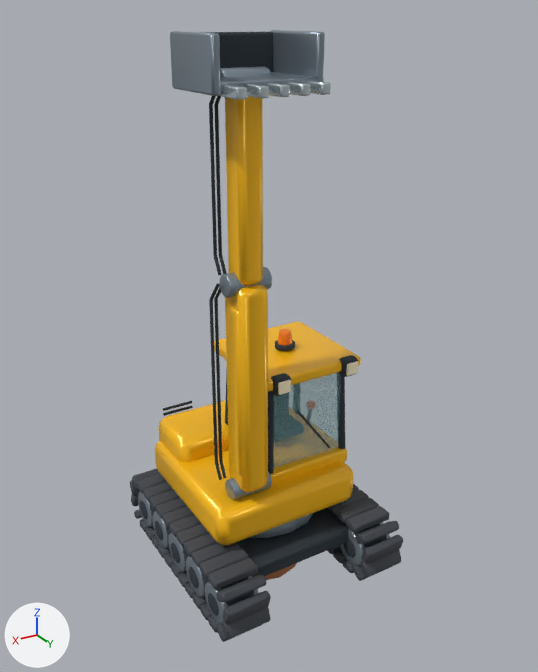
One commit to the glTF model assets/byggarbetsplatsen/models/excavator.glb: the scene before it, then after it.
Camera for both pictures: a camera (50 mm lens) standing at (5.5, 9.52, 8.87) and looking at (-0.07, 0.24, 4.23). Lighting does not change. The marker at lower left points along +X, +Y and +Z. The picture after the commit comes second. Where no turn or scale is listed for an object, it has been applied to the vertices.

In view in the first picture: 'body', 'boom casting', 'bucket back', 'bucket cheek', 'engine vent', 'hub', 'hydraulic hose', 'hydraulic hose.006', 'side glazing', 'stick casting', 'tooth', 'track roller' and 47 more.
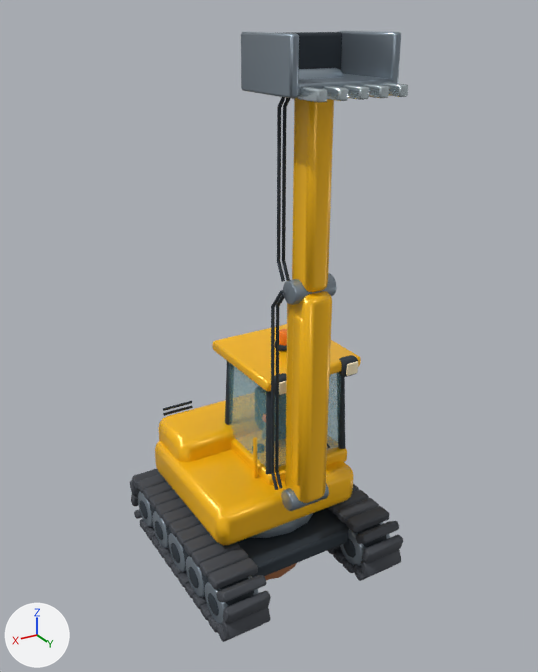
ob_boom is not drawn itself; it is the parent of ob_boom_tip, ob_joint_pin, ob_stick, ob_stick_base.

Changed parts and their boxes [x1, y1, x2, y2] in the pictures (538 x 672 px):
'boom casting', moved
    before: [225, 284, 268, 492]
    after: [285, 291, 332, 503]
'stick casting', moved
    before: [225, 96, 263, 286]
    after: [292, 99, 334, 293]
'bucket cheek', moved
    before: [170, 30, 325, 96]
    after: [241, 31, 401, 99]
'bucket back', moved
    before: [205, 32, 273, 72]
    after: [291, 32, 342, 70]
'tooth', moved
    before: [221, 81, 331, 100]
    after: [298, 82, 408, 103]
'hydraulic hose.006', moved
    before: [209, 96, 226, 275]
    after: [277, 97, 291, 282]
'hydraulic hose', moved
    before: [209, 283, 226, 480]
    after: [271, 290, 284, 490]
'joint pin.001', moved
    before: [219, 267, 272, 298]
    after: [283, 273, 337, 305]
'joint pin', moved
    before: [225, 472, 272, 500]
    after: [281, 484, 329, 511]

The edits, one by one:
Object 'boom' (ob_boom) moves from (0.62, 0.75, 0.9) to (0.0, 1.45, 0.9).
Object 'boom casting' (ob_boom_casting) moves from (0.62, 0.75, 3.7) to (0.0, 1.45, 3.7).
Object 'hydraulic hose' (ob_hydraulic_hose) moves from (0.93, 0.47, 2.22) to (0.31, 1.18, 2.22).
Object 'hydraulic hose.006' (ob_hydraulic_hose_006) moves from (0.84, 0.47, 5.62) to (0.22, 1.18, 5.62).
Object 'bucket back' (ob_bucket_back) moves from (0.62, 0.3, 8.35) to (0.0, 1.0, 8.35).
Object 'bucket cheek' (ob_bucket_cheek) moves from (-0.11, 0.85, 8.35) to (-0.73, 1.55, 8.35).
Object 'tooth' (ob_tooth) moves from (0.04, 1.56, 8.06) to (-0.58, 2.26, 8.06).
Object 'stick casting' (ob_stick_casting) moves from (0.62, 0.75, 6.75) to (0.0, 1.45, 6.75).
